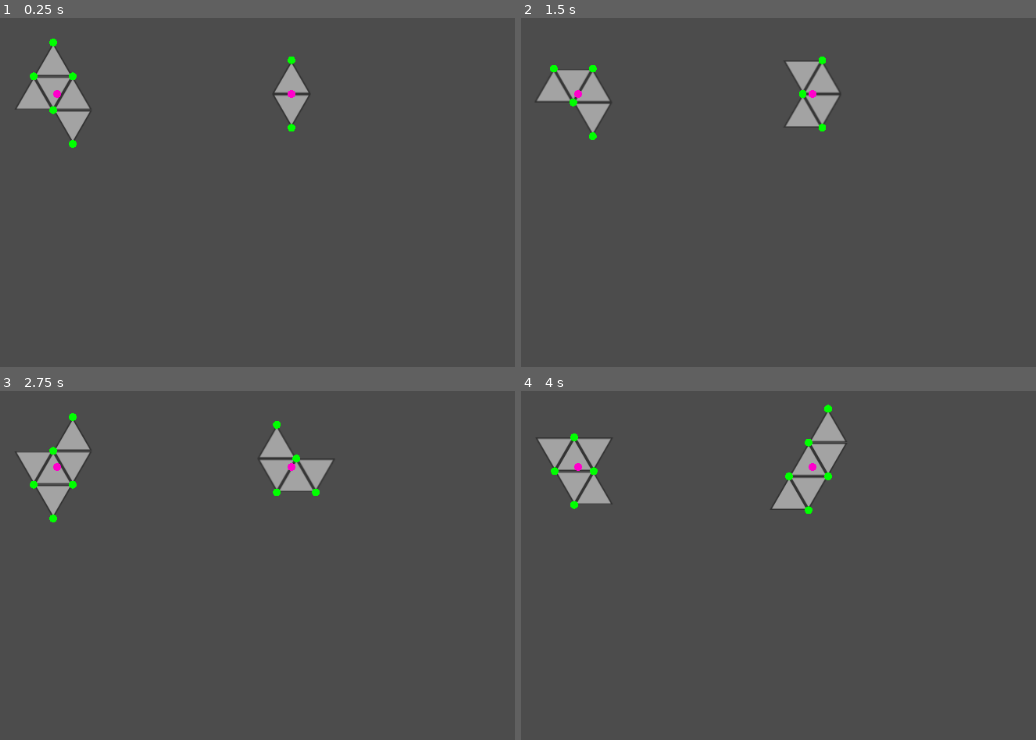
Above: before the commit, frames 1-4 (two rows, left to right).
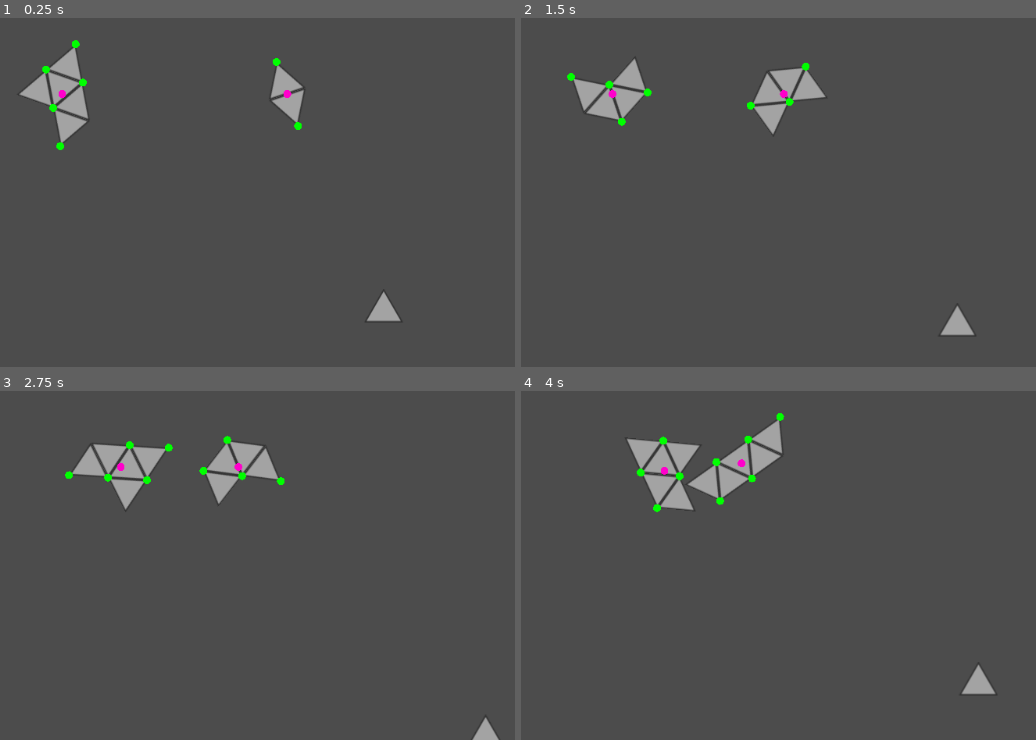
Above: after the commit, the same moments.

Repository: tristaaan/AsteroidGame
Game: Godot game, scene res://Gameplay.tscn
Two runs of this game, one before a commit and one after it. Both use one fixed random seed, a clock stepped at 60 frames per second and the inputs below.
Inputs:
- Up to frame 1 (0.25 s): no input
- Up to frame 2 (1.5 s): tap Enter (ui_accept) at 0.5, 1.35 s; hold Right (ui_right) 0.53-1.28 s; hold Enter (ui_accept) 0.53-1.28 s; hold Down (ui_down) from 1.28 s (still down)
- Up to frame 3 (2.75 s): tap Enter (ui_accept) at 1.52, 1.82 s; release Down (ui_down) at 2.03 s; hold Right (ui_right) from 2.03 s (still down); hold Enter (ui_accept) from 2.03 s (still down)
- Up to frame 4 (4 s): release Right (ui_right) at 2.78 s; release Enter (ui_accept) at 2.78 s; hold Up (ui_up) 2.78-3.53 s; tap Enter (ui_accept) at 2.85, 3.02, 3.32 s; hold Left (ui_left) from 3.53 s (still down); hold Enter (ui_accept) from 3.53 s (still down)

The runs differ from the first frame. In frame 1, 2.2% of the frame differs, in the area x 3-79%, y 5-88%; in frame 2, 4.1%; in frame 3, 5.5%; in frame 4, 6.6%, in the area x 2-93%, y 3-88%.

Commit message:
initial character

Diff:
--- a/Asteroid.gd
+++ b/Asteroid.gd
@@ -110,7 +110,7 @@
 				var com = draw_triangle_at_centroid(i,j)
 				center_of_mass_sum += com
 				count += 1
-		print(grid[i])
+		#print(grid[i])
 
 	var center_of_mass = (center_of_mass_sum / count)
 	self.transform.origin = center_of_mass
--- a/AsteroidFactory.gd
+++ b/AsteroidFactory.gd
@@ -14,7 +14,7 @@
 		)
 	else:
 		instance.start_speed = velocity
-#	instance.start_rot = 1.0
+	instance.start_rot = rng.randf_range(-2, 2)
 	instance.start_pos = spawn_global_position
 	instance.global_position = spawn_global_position
 	instance.transform.origin = spawn_global_position
--- /dev/null
+++ b/Character.gd
@@ -0,0 +1,32 @@
+extends Area2D
+
+export var speed = 400
+var screen_size
+
+# Called when the node enters the scene tree for the first time.
+func _ready():
+	screen_size = get_viewport_rect().size
+
+func _process(delta):
+	var increment = 90
+	var velocity = Vector2.ZERO # The player's movement vector.
+
+	# keyboard inputs
+	if Input.is_action_pressed("ui_right"):
+		velocity.x += increment
+	if Input.is_action_pressed("ui_left"):
+		velocity.x -= increment
+	if Input.is_action_pressed("ui_down"):
+		velocity.y += increment
+	if Input.is_action_pressed("ui_up"):
+		velocity.y -= increment
+
+	# joystick inputs, not perfect will need to look at again
+	if Input.is_action_pressed('joy_left') or Input.is_action_pressed('joy_right'):
+		velocity.x += Input.get_axis("joy_left", "joy_right") * increment
+	if Input.is_action_pressed('joy_up') or Input.is_action_pressed('joy_down'):
+		velocity.y += Input.get_axis("joy_up", "joy_down") * increment
+
+	position += velocity * delta
+	position.x = clamp(position.x, 0, screen_size.x)
+	position.y = clamp(position.y, 0, screen_size.y)
--- a/Gameplay.gd
+++ b/Gameplay.gd
@@ -9,8 +9,8 @@
 func setup_asteroid_field():
 	var screen_size = self.get_viewport().get_visible_rect().size
 
-	spawn_asteroid_at(100, 250, Vector2(0, 0))
-	spawn_asteroid_at(400, 250, Vector2(0.0, 0))
+	spawn_asteroid_at(100, 250, Vector2(30, 0))
+	spawn_asteroid_at(400, 250, Vector2(-25.0, 0))
 
 func spawn_asteroid_at(x, y, velocity = null):
 	$AsteroidFactory.spawn(Vector2(x,y), velocity)
--- a/Gameplay.tscn
+++ b/Gameplay.tscn
@@ -1,7 +1,9 @@
-[gd_scene load_steps=3 format=2]
+[gd_scene load_steps=5 format=2]
 
 [ext_resource path="res://Gameplay.gd" type="Script" id=1]
 [ext_resource path="res://AsteroidFactory.gd" type="Script" id=2]
+[ext_resource path="res://triangle.svg" type="Texture" id=3]
+[ext_resource path="res://Character.gd" type="Script" id=4]
 
 [node name="Gameplay" type="Node2D"]
 script = ExtResource( 1 )
@@ -12,3 +14,13 @@
 
 [node name="AsteroidFactory" type="Node2D" parent="."]
 script = ExtResource( 2 )
+
+[node name="Character" type="Area2D" parent="."]
+position = Vector2( 518, 521 )
+script = ExtResource( 4 )
+
+[node name="Sprite" type="Sprite" parent="Character"]
+texture = ExtResource( 3 )
+
+[node name="CollisionShape2D" type="CollisionPolygon2D" parent="Character"]
+polygon = PoolVector2Array( 0, -20, -23, 21, 23, 21 )
--- a/project.godot
+++ b/project.godot
@@ -14,6 +14,62 @@
 run/main_scene="res://Gameplay.tscn"
 config/icon="res://icon.png"
 
+[input]
+
+ui_left={
+"deadzone": 0.5,
+"events": [ Object(InputEventKey,"resource_local_to_scene":false,"resource_name":"","device":0,"alt":false,"shift":false,"control":false,"meta":false,"command":false,"pressed":false,"scancode":16777231,"physical_scancode":0,"unicode":0,"echo":false,"script":null)
+, Object(InputEventJoypadButton,"resource_local_to_scene":false,"resource_name":"","device":0,"button_index":14,"pressure":0.0,"pressed":false,"script":null)
+, Object(InputEventKey,"resource_local_to_scene":false,"resource_name":"","device":0,"alt":false,"shift":false,"control":false,"meta":false,"command":false,"pressed":false,"scancode":65,"physical_scancode":0,"unicode":0,"echo":false,"script":null)
+ ]
+}
+ui_right={
+"deadzone": 0.5,
+"events": [ Object(InputEventKey,"resource_local_to_scene":false,"resource_name":"","device":0,"alt":false,"shift":false,"control":false,"meta":false,"command":false,"pressed":false,"scancode":16777233,"physical_scancode":0,"unicode":0,"echo":false,"script":null)
+, Object(InputEventJoypadButton,"resource_local_to_scene":false,"resource_name":"","device":0,"button_index":15,"pressure":0.0,"pressed":false,"script":null)
+, Object(InputEventKey,"resource_local_to_scene":false,"resource_name":"","device":0,"alt":false,"shift":false,"control":false,"meta":false,"command":false,"pressed":false,"scancode":68,"physical_scancode":0,"unicode":0,"echo":false,"script":null)
+ ]
+}
+ui_up={
+"deadzone": 0.5,
+"events": [ Object(InputEventKey,"resource_local_to_scene":false,"resource_name":"","device":0,"alt":false,"shift":false,"control":false,"meta":false,"command":false,"pressed":false,"scancode":16777232,"physical_scancode":0,"unicode":0,"echo":false,"script":null)
+, Object(InputEventJoypadButton,"resource_local_to_scene":false,"resource_name":"","device":0,"button_index":12,"pressure":0.0,"pressed":false,"script":null)
+, Object(InputEventKey,"resource_local_to_scene":false,"resource_name":"","device":0,"alt":false,"shift":false,"control":false,"meta":false,"command":false,"pressed":false,"scancode":87,"physical_scancode":0,"unicode":0,"echo":false,"script":null)
+ ]
+}
+ui_down={
+"deadzone": 0.5,
+"events": [ Object(InputEventKey,"resource_local_to_scene":false,"resource_name":"","device":0,"alt":false,"shift":false,"control":false,"meta":false,"command":false,"pressed":false,"scancode":16777234,"physical_scancode":0,"unicode":0,"echo":false,"script":null)
+, Object(InputEventJoypadButton,"resource_local_to_scene":false,"resource_name":"","device":0,"button_index":13,"pressure":0.0,"pressed":false,"script":null)
+, Object(InputEventKey,"resource_local_to_scene":false,"resource_name":"","device":0,"alt":false,"shift":false,"control":false,"meta":false,"command":false,"pressed":false,"scancode":83,"physical_scancode":0,"unicode":0,"echo":false,"script":null)
+ ]
+}
+ui_page_up={
+"deadzone": 0.5,
+"events": [ Object(InputEventKey,"resource_local_to_scene":false,"resource_name":"","device":0,"alt":false,"shift":false,"control":false,"meta":false,"command":false,"pressed":false,"scancode":16777235,"physical_scancode":0,"unicode":0,"echo":false,"script":null)
+ ]
+}
+joy_up={
+"deadzone": 0.5,
+"events": [ Object(InputEventJoypadMotion,"resource_local_to_scene":false,"resource_name":"","device":0,"axis":1,"axis_value":-1.0,"script":null)
+ ]
+}
+joy_down={
+"deadzone": 0.5,
+"events": [ Object(InputEventJoypadMotion,"resource_local_to_scene":false,"resource_name":"","device":0,"axis":1,"axis_value":1.0,"script":null)
+ ]
+}
+joy_left={
+"deadzone": 0.5,
+"events": [ Object(InputEventJoypadMotion,"resource_local_to_scene":false,"resource_name":"","device":0,"axis":0,"axis_value":-1.0,"script":null)
+ ]
+}
+joy_right={
+"deadzone": 0.5,
+"events": [ Object(InputEventJoypadMotion,"resource_local_to_scene":false,"resource_name":"","device":0,"axis":0,"axis_value":1.0,"script":null)
+ ]
+}
+
 [physics]
 
 common/enable_pause_aware_picking=true
